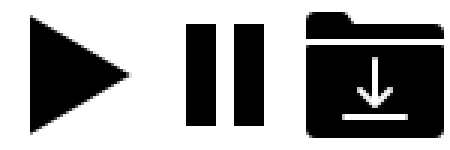
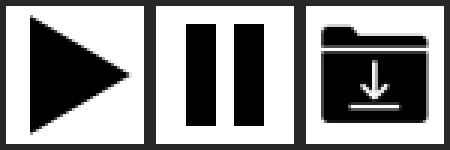
Layer changes from the first w=450, h=150 image to the second:
painted on "Layer 3" over box(0, 0, 450, 150)
added layer "Layer 5" above "Layer 2" over box(318, 18, 432, 132)
added layer "Layer 6" over box(0, 0, 450, 150)
